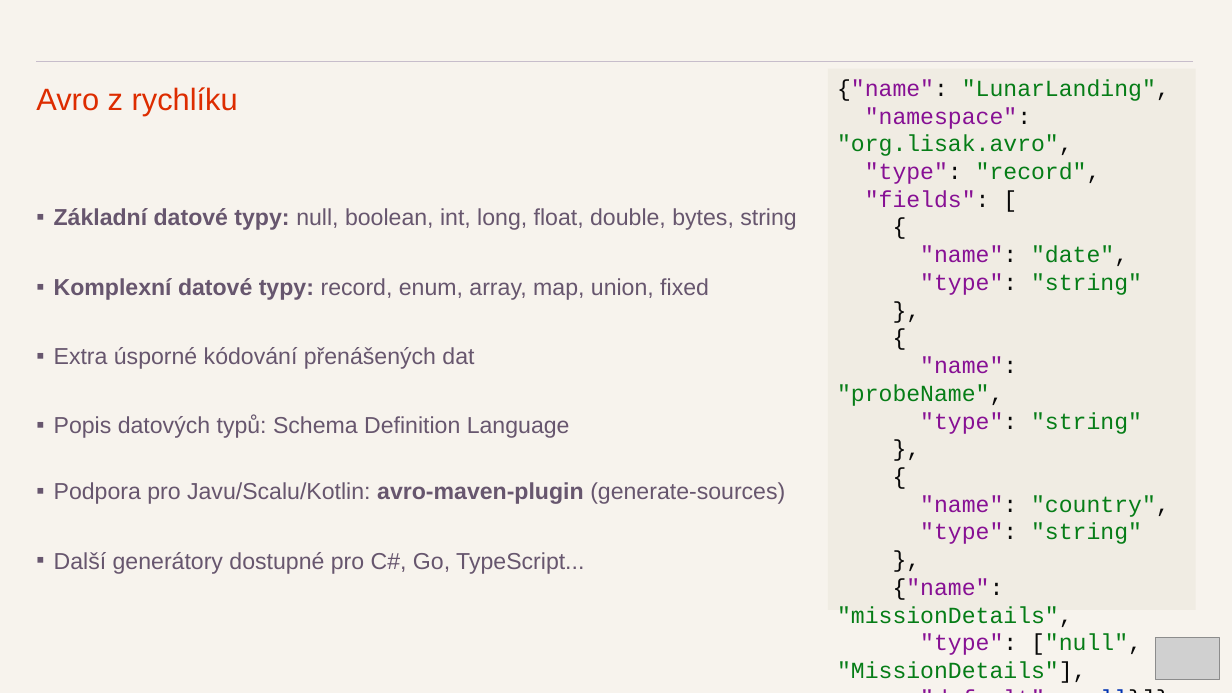
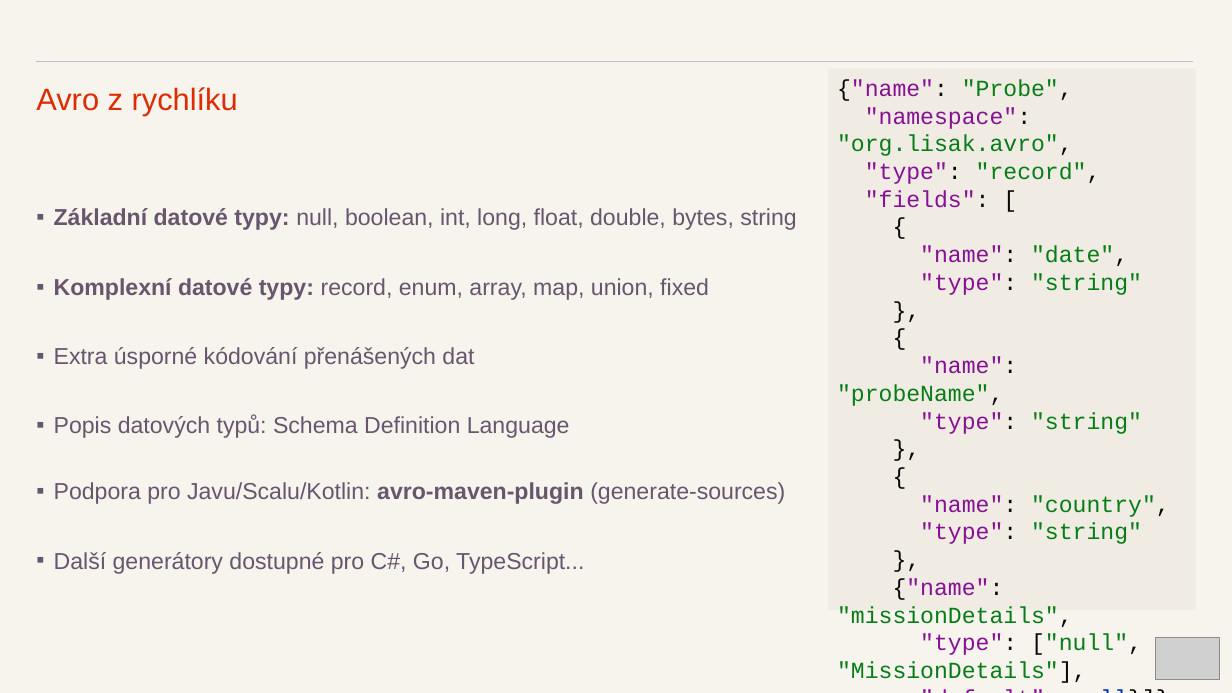
Before and after one commit to kicune/kafka_v_kostce, a slide deck: slide 19 of prez/Kafka v kostce.pptx. Drawn at 1232x693 pixels with LibreOffice and Linux fonts; fonts in the diff are those of the drawing; grey boxes stand for pictures. Boxes give left, top, right and bottom in pixels: in the first picture for what was removed or moved away, otherwise in the second. Text is boxed around its words. In the diff, an @@ line names an element or a change of style, - is before the commit and + after.

```diff
--- a/prez/Kafka v kostce.pptx
+++ b/prez/Kafka v kostce.pptx
@@ text in rectangle at (837,79,1170,683): text changed @@
-{"name": "LunarLanding",
-"namespace": "org.lisak.avro",
-"type": "record",
-"fields": [
-{
-"name": "date",
-"type": "string"
-},
-{
-"name": "probeName",
-"type": "string"
-},
-{
-"name": "country",
-"type": "string"
-},
-{"name": "missionDetails",
-"type": ["null", "MissionDetails"],
-"default": null}]}
+{"name": "Probe",
+"namespace": "org.lisak.avro",
+"type": "record",
+"fields": [
+{
+"name": "date",
+"type": "string"
+},
+{
+"name": "probeName",
+"type": "string"
+},
+{
+"name": "country",
+"type": "string"
+},
+{"name": "missionDetails",
+"type": ["null", "MissionDetails"],
+"default": null}]}
```
Also in this commit, not shown: 16 other slides changed.
